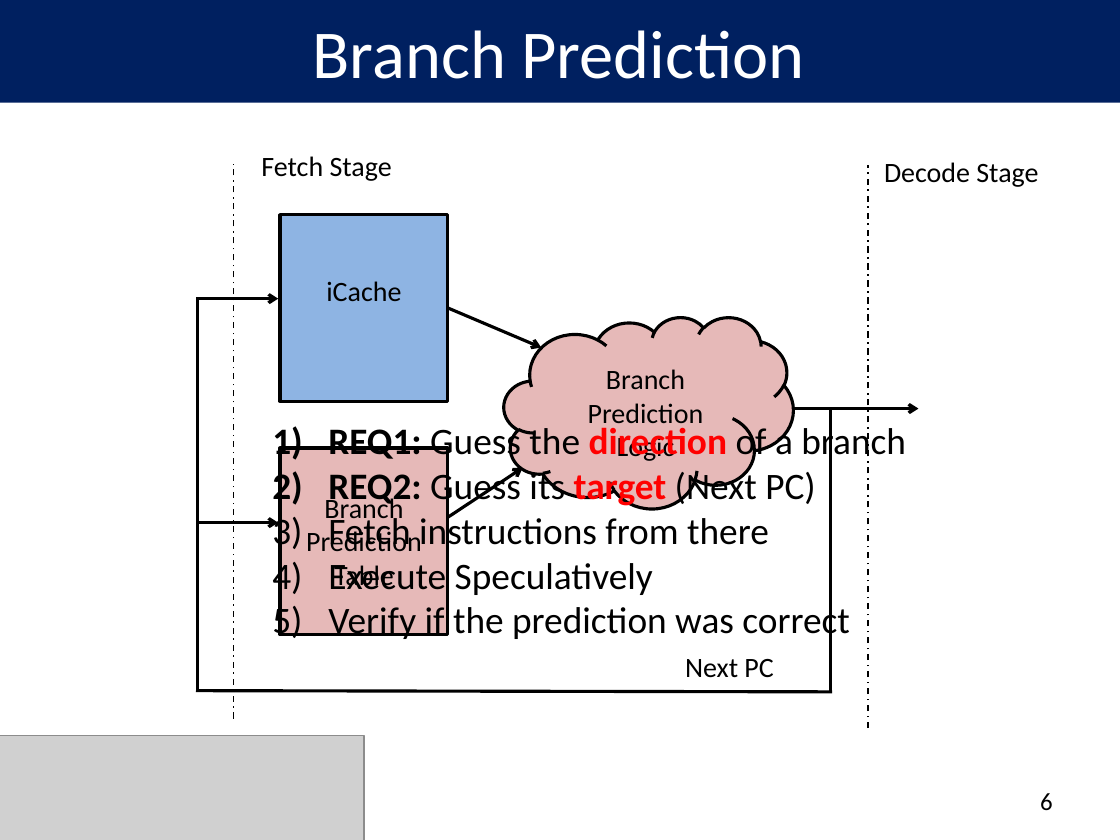
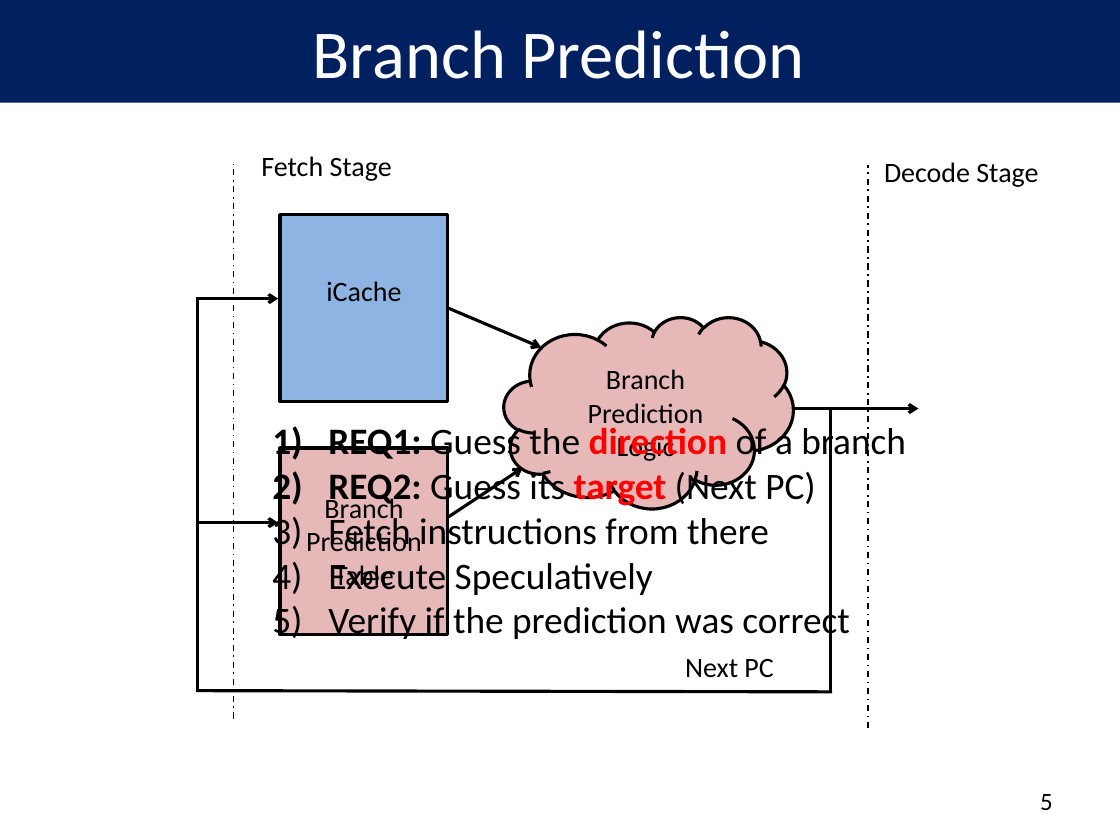
Before and after one commit to peterwudi/di-thesis, a slide deck: slide 6 of presentation/defense.pptx (slide 7 before the commit). Drawn at 1120x840 pixels with LibreOffice and Linux fonts; fonts in the diff are those of the drawing; grey boxes stand for pictures; background and template pictures are left out. Boxes give left, top, right and bottom in pixels: in the first picture for what was removed or moved away, otherwise in the second. Text is boxed around its words. In the diff, an @@ line names an element or a change of style, - is before the commit and + after.

```diff
--- a/presentation/defense.pptx
+++ b/presentation/defense.pptx
@@ picture removed at bbox=[0, 736, 364, 840] @@
@@ page number at bbox=[1040, 794, 1053, 810]: text changed @@
-6
+5
```
Also in this commit, not shown: 11 other slides changed, 1 slide added, 1 slide removed, 1 other file.
